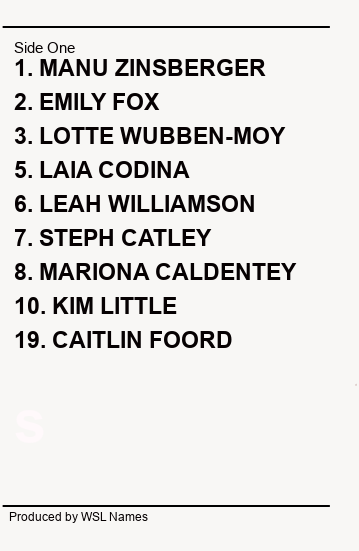
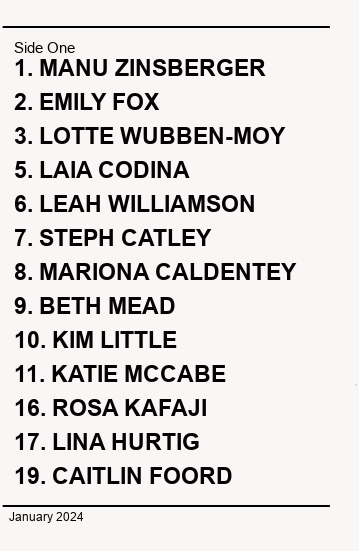
Layer changes from the first 359 × 551 image to the second:
renamed "Produced by WSL Names ..." to "January 2024 ...", painted on it over left=9, top=512, right=148, bottom=523
painted on "Side One ... #1" over left=14, top=297, right=232, bottom=484
